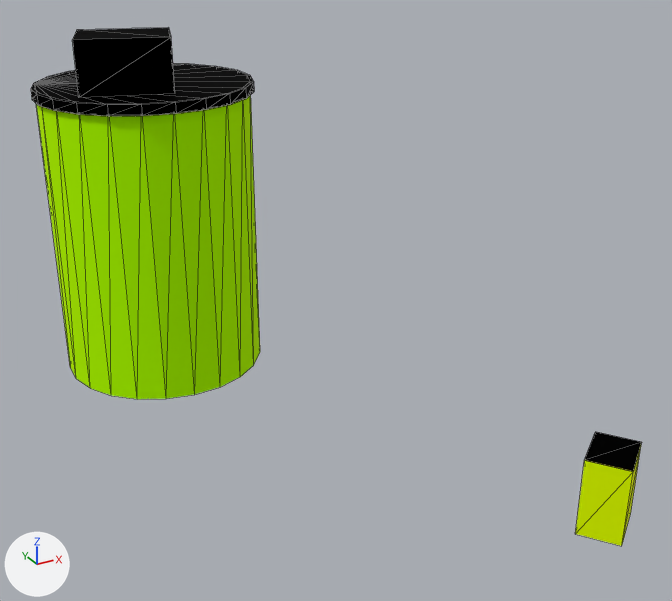
The glTF model web/public/assets/cities/london/tiles/-2_-3.bld.glb, before and after one commit.
The view is the same before and after, from a camera (50 mm lens) standing at (-497.9, -600.9, 31.8) and looking at (-472.6, -554.9, 8.8). The lights are fixed; the arrows at lower left show +X, +Y and +Z. The first picture is the older version. Mesh edges are drawn as thin lines. Where no turn or scale is listed for an object, it has been applied to the vertices. Vertices at exactly the same position are counted once.

Names of what the first picture shows: '-2_-3'.
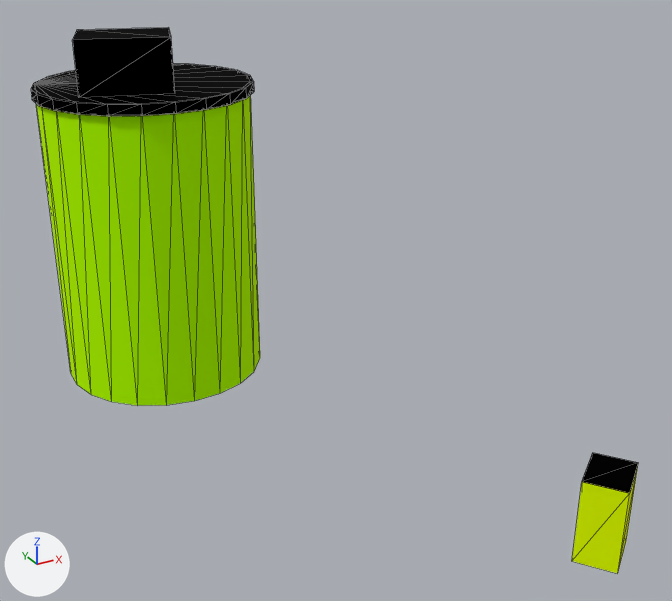
The newer file is also turned or shifted as a whole; pictures and numbers use the older file's frame.

Location of each change, (x1, y1, x2, y2) in pixels of the pictures (672 x 601 px; the box of a moved part takes in the faces that stretch with it):
'-2_-3', reshaped: before (31, 28, 642, 546); after (31, 28, 638, 574)
part 1 of me_2__3, moved or reshaped: before (575, 446, 641, 546); after (572, 466, 638, 574)
part 2 of me_2__3, moved or reshaped: before (585, 432, 642, 471); after (582, 453, 638, 493)
part 3 of me_2__3, moved or reshaped: before (36, 99, 260, 399); after (36, 99, 260, 405)

Patch to the scene script:
```diff
--- a/web/public/assets/cities/london/tiles/-2_-3.bld.glb.py
+++ b/web/public/assets/cities/london/tiles/-2_-3.bld.glb.py
@@ me_2__3 @@
 # used by ob_2__3; location = (-474.46, -552.83, 11.83)
-me_2__3.from_pydata(...)  # 125 vertices, 165 faces; spans x -11.6..11.6, y -20.2..20.2, z -11.8..11.8
+me_2__3.from_pydata(...)  # 125 vertices, 165 faces; spans x -11.6..11.6, y -20.2..20.2, z -13.7..11.8
+# me_2__3 part 1: the loose piece of 8 vertices spanning x 7.7..11.6, y -20.2..-16.4, z -11.8..-7.1 is scaled about its middle by (1, 1, 1.11), then moved by (0.0, 0.0, -1.6)
+# me_2__3 part 2: the loose piece of 4 vertices spanning x 7.7..11.6, y -20.2..-16.4, z -7.1 is moved by (0.0, 0.0, -1.3)
+# me_2__3 part 3: all 21 vertices in x -11.4..2.6, y 6.0..20.0, z -11.8 are moved by (0.0, 0.0, -0.5)
 me_2__3.materials.append(mat_facade)
```
